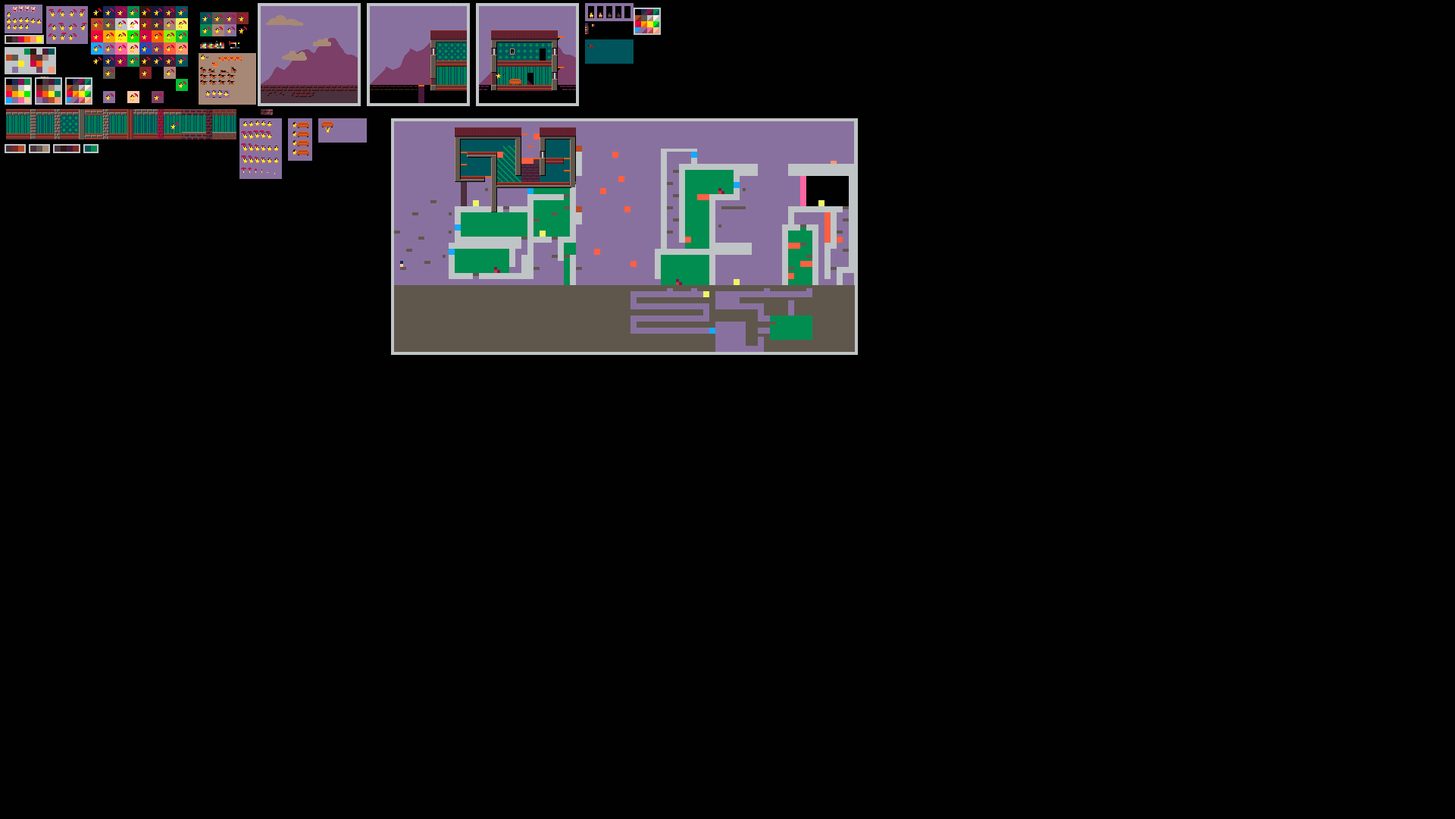
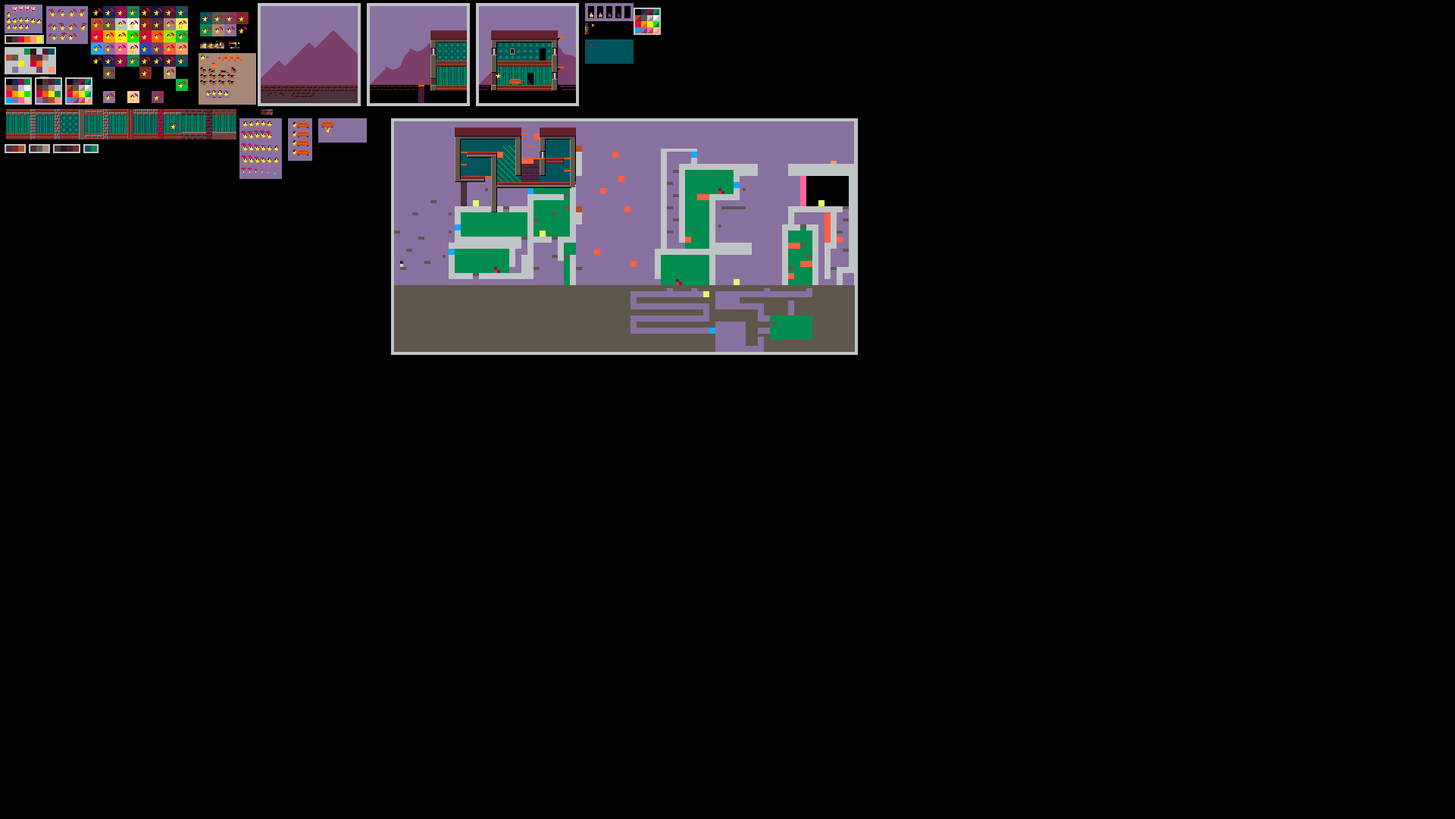
Layered file, before and after one edit (1455 x 819). Changes by layer:
painted on "Background" over (x1=260, y1=15, x2=358, y2=85)
